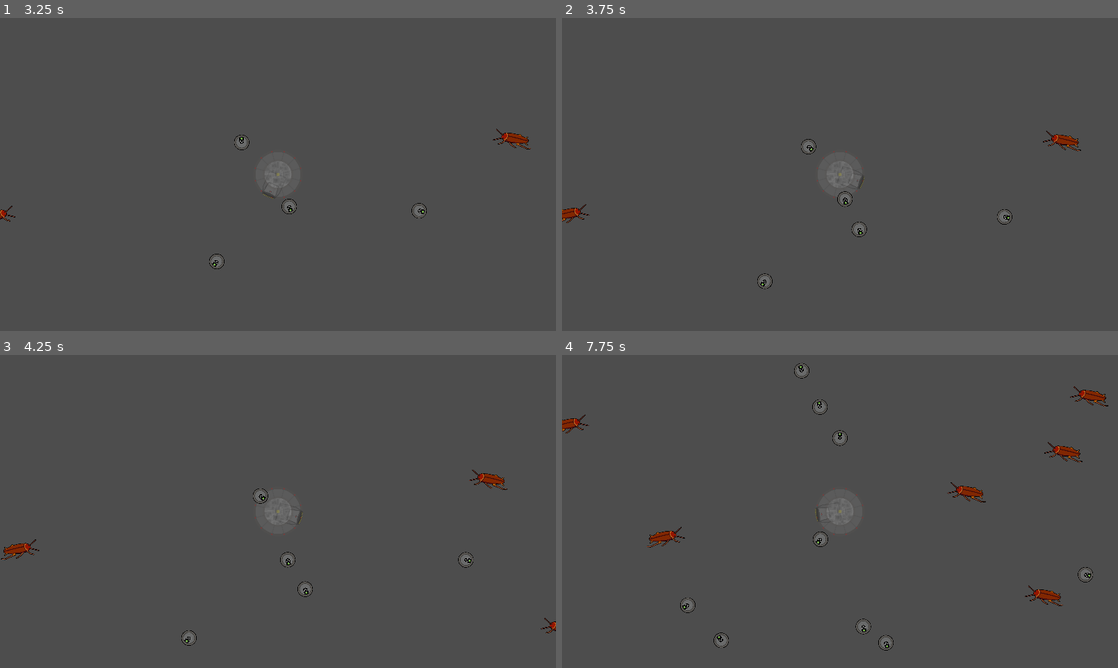
Above: before the commit, frames 1-4 (two rows, left to right).
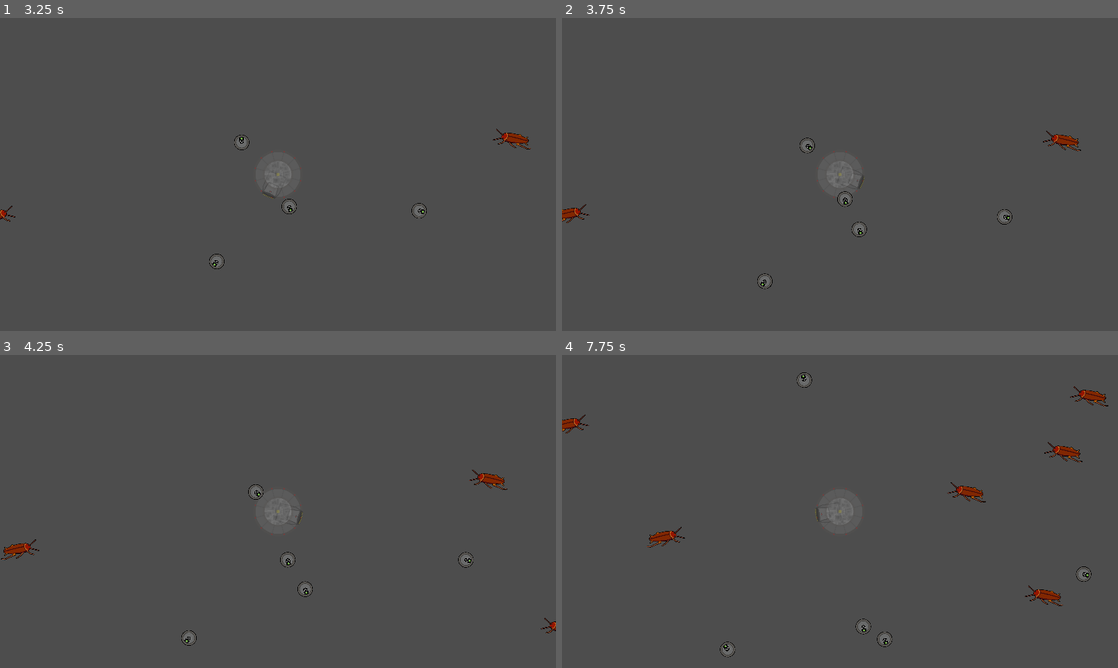
Above: after the commit, the same moments.

Repository: PlainOldNoah/DroneDeployer
Game: Godot game, scene res://main.tscn
Same seed, same stepped clock (60 frames per second), same inputs: the game is played once before the commit and once after it.
Inputs (mouse positions are in pixels of both pictures, inside the frame that each line leads up to):
- Up to frame 1 (3.25 s): tap Enter at 0.5 s; move the mouse to (400, 158) at 0.52 s; press the mouse at (400, 158) at 0.53 s; move the mouse to (166, 190) at 1.27 s; release the mouse at (166, 190) at 1.28 s; click (166, 190) at 1.35 s; move the mouse to (333, 105) at 2.02 s; press the mouse at (333, 105) at 2.03 s; move the mouse to (250, 237) at 2.77 s; release the mouse at (250, 237) at 2.78 s; click (250, 237) at 2.85 s
- Up to frame 2 (3.75 s): move the mouse to (1006, 221) at 3.52 s; press the mouse at (1006, 221) at 3.53 s
- Up to frame 3 (4.25 s): no input
- Up to frame 4 (7.75 s): move the mouse to (673, 464) at 4.27 s; release the mouse at (673, 464) at 4.28 s; click (673, 464) at 4.35 s; move the mouse to (867, 511) at 5.02 s; press the mouse at (867, 511) at 5.03 s; move the mouse to (756, 433) at 5.77 s; release the mouse at (756, 433) at 5.78 s; click (756, 433) at 5.85 s; move the mouse to (962, 495) at 6.52 s; press the mouse at (962, 495) at 6.53 s; move the mouse to (728, 527) at 7.27 s; release the mouse at (728, 527) at 7.28 s; click (728, 527) at 7.35 s

Frame 1 is identical in both runs. In frame 2, less than 0.1% of the frame differs, in the area x 42-46%, y 38-44%; in frame 3, less than 0.1%; in frame 4, 0.6%, in the area x 21-96%, y 2-97%.

Commit message:
Added drone battery func back in

Diff:
--- a/Drone Deployer/drone_core/drone.gd
+++ b/Drone Deployer/drone_core/drone.gd
@@ -3,15 +3,21 @@
 
 signal state_changed(drone:Drone, new_state:int)
 
-enum STATES {STORED, DEPLOYED, RETURNING, ARMING} # PAUSED RETURNING
+enum STATES {STORED, DEPLOYED, RETURNING, STOPPED, ARMING} # PAUSED RETURNING
 var state:int = -1
 
 @onready var collision_shape := $CollisionShape2D
 
 var stats:Dictionary = {
 	"max_speed":100.0,
-	"speed":100.0,
+	"speed":100,
+
 	"damage":1,
+
+	"max_battery":100,
+	"battery":100,
+	"battery_drain":5.0,
+	"battery_return_threshold":0.1,
 }
 
 var bounces:int = 1 # Number of times to be knocked back before bouncing
@@ -19,7 +25,7 @@
 var collectable:bool = false # Can be picked up by DDCC
 var home_pos:Vector2 = Vector2.ZERO # At low battery, return point
 
-var acceleration:float = 2
+var acceleration:float = 1
 var do_knockback:bool = false
 var kb_resist:float = 1
 var kb_min_speed:float = stats.max_speed / 4.0
@@ -32,19 +38,42 @@
 
 func _physics_process(delta):
 	handle_movement(delta)
+#	print(stats.speed)
+
+
+func _process(delta):
+	battery_calculation(delta)
+
+
+func battery_calculation(delta:float):
+	if state == STATES.STORED:
+		stats.battery = clamp(stats.battery + (stats.battery_drain * 2 * delta), 0.0, stats.max_battery)
+	else:
+		stats.battery = clamp(stats.battery - (stats.battery_drain * delta), 0.0, stats.max_battery)
+
+	#	emit_signal("stats_updated", self, "battery")
+
+	if stats.battery <= 0.0: # Battery is Dead
+		set_process(false)
+		set_state(STATES.STOPPED)
+	elif (stats.battery / stats.max_battery) <= stats.battery_return_threshold:
+		pass
+#		print("BATTERY RUNNING LOW")
 
 
 # Controls knockback and kb recovery plus normal movement
 func handle_movement(delta):
 	if do_knockback:
-		stats.speed = lerpf(stats.speed, 0.0, kb_resist*delta)
+#		stats.speed = lerpf(stats.speed, 0.0, acceleration * delta)
+		stats.speed = lerpf(stats.speed, 0.0, kb_resist * delta)
 
 		if int(stats.speed) <= kb_min_speed:
 			do_knockback = false
 			bounces -= 1
-			set_velocity_from_vector(-velocity)
+#			set_velocity_from_vector(-velocity)
+			set_velocity_from_vector(velocity, -stats.speed)
 	elif stats.speed < stats.max_speed:
-		stats.speed = lerpf(stats.speed, stats.max_speed, delta*acceleration)
+		stats.speed = lerpf(stats.speed, stats.max_speed, acceleration * delta)
 
 	set_velocity_from_vector(velocity, stats.speed)
 
@@ -58,7 +87,8 @@
 func activate_knockback():
 	if not do_knockback:
 		do_knockback = true
-		set_velocity_from_vector(-velocity)
+#		set_velocity_from_vector(-velocity)
+		set_velocity_from_vector(velocity, -stats.speed)
 
 
 # ===== STATE MACHINE =====
@@ -74,21 +104,29 @@
 	state = new_state
 	match state:
 
-		STATES.DEPLOYED:
+		STATES.DEPLOYED: # On the field in play
+			set_process(true)
 			set_physics_process(true)
 			collision_shape.set_deferred("disabled", false)
 			set_visible(true)
 			collectable = false
 
-		STATES.RETURNING:
+		STATES.RETURNING: # Heading back to DDCC
 			pass
 
-		STATES.STORED:
+		STATES.STORED: # Inside the DDCC waiting to be depolyed
+			set_process(true)
 			set_physics_process(false)
 			collision_shape.set_deferred("disabled", true)
 			set_visible(false)
 			set_velocity_from_vector(Vector2i.ZERO, 0)
 			global_position = Vector2.ZERO
+
+		STATES.STOPPED: # Non-moving, ie battery dead
+			set_physics_process(false)
+			set_velocity_from_vector(velocity, 0)
+			collision_shape.set_deferred("disabled", true)
+
 		_:
 			print_debug("ERROR: STATE NOT DEFINED <", new_state, ">")
 			return
@@ -139,8 +177,6 @@
 	else:
 		activate_knockback() # TEMP FOR TESTING PURPOSES
 
-#	change_facing_direction()
-
 
 # Sets the current heading to that of the provided point
 func go_to(point:Vector2):
--- a/Drone Deployer/main.gd
+++ b/Drone Deployer/main.gd
@@ -1,5 +1,5 @@
 extends Node
 
 func _ready():
-	for i in 12:
+	for i in 5:
 		DroneManager.create_new_drone()
